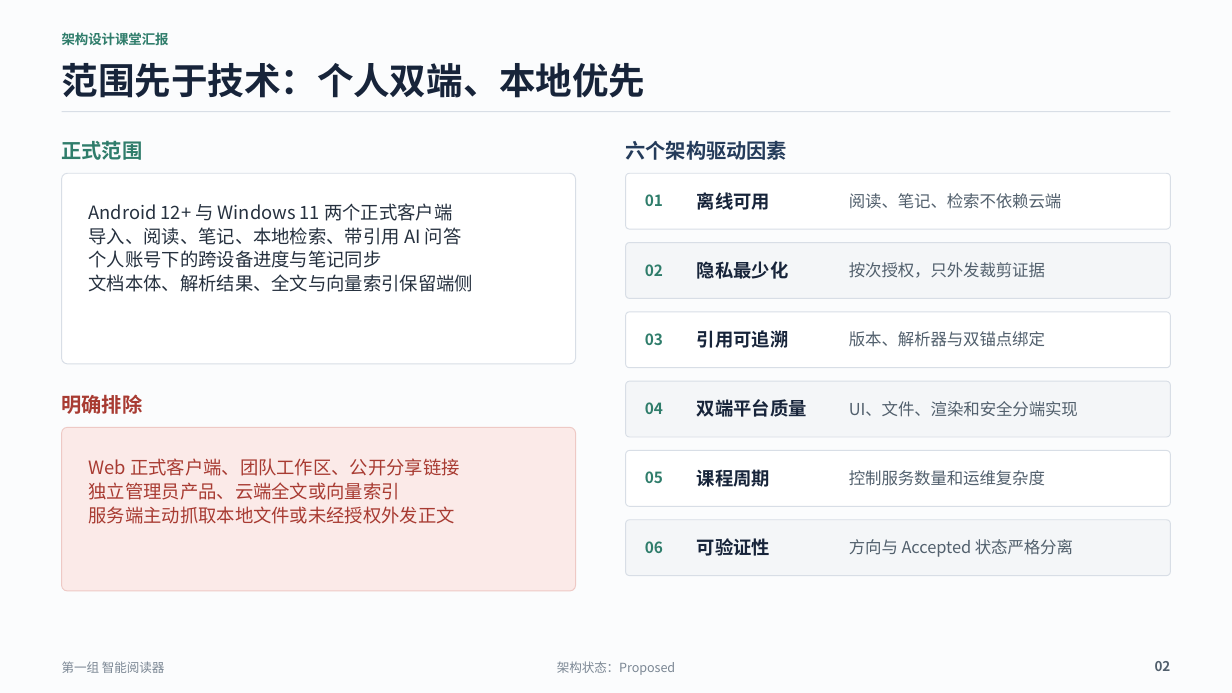
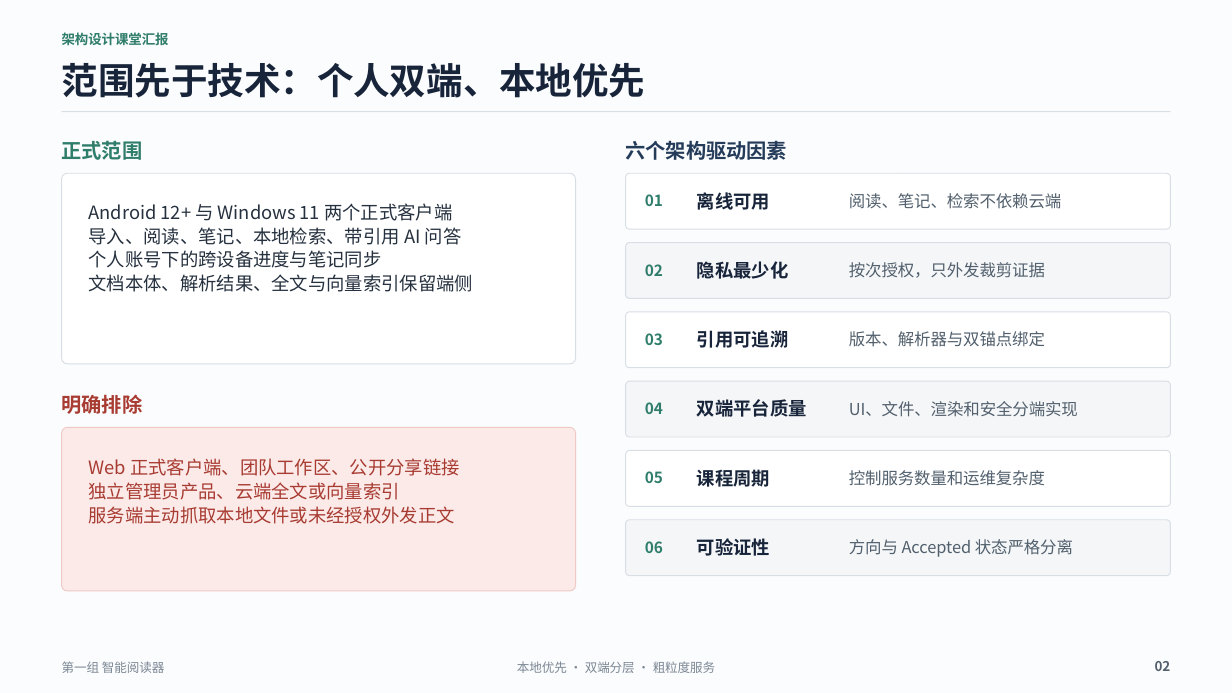
Before and after one commit to Aut-172/Intelligent-Reader, a slide deck: slide 2 of docs/架构设计/阶段成果-V0.4-双端需求补充/06-汇报PPT-1组-智能阅读器.pptx. Drawn at 1232x693 pixels with LibreOffice and Linux fonts; fonts in the diff are those of the drawing. Boxes give left, top, right and bottom in pixels: in the first picture for what was removed or moved away, otherwise in the second. Text is boxed around its words. In the diff, an @@ line names an element or a change of style, - is before the commit and + after.

Commit message:
docs: 完善架构设计课堂汇报与拆分图

```diff
--- a/docs/架构设计/阶段成果-V0.4-双端需求补充/06-汇报PPT-1组-智能阅读器.pptx
+++ b/docs/架构设计/阶段成果-V0.4-双端需求补充/06-汇报PPT-1组-智能阅读器.pptx
@@ text at (517, 661, 715, 673): text changed @@
-架构状态：Proposed
+本地优先 · 双端分层 · 粗粒度服务
```
Also in this commit, not shown: 7 other slides changed, 4 slides added, 4 slides removed, 11 other files.
